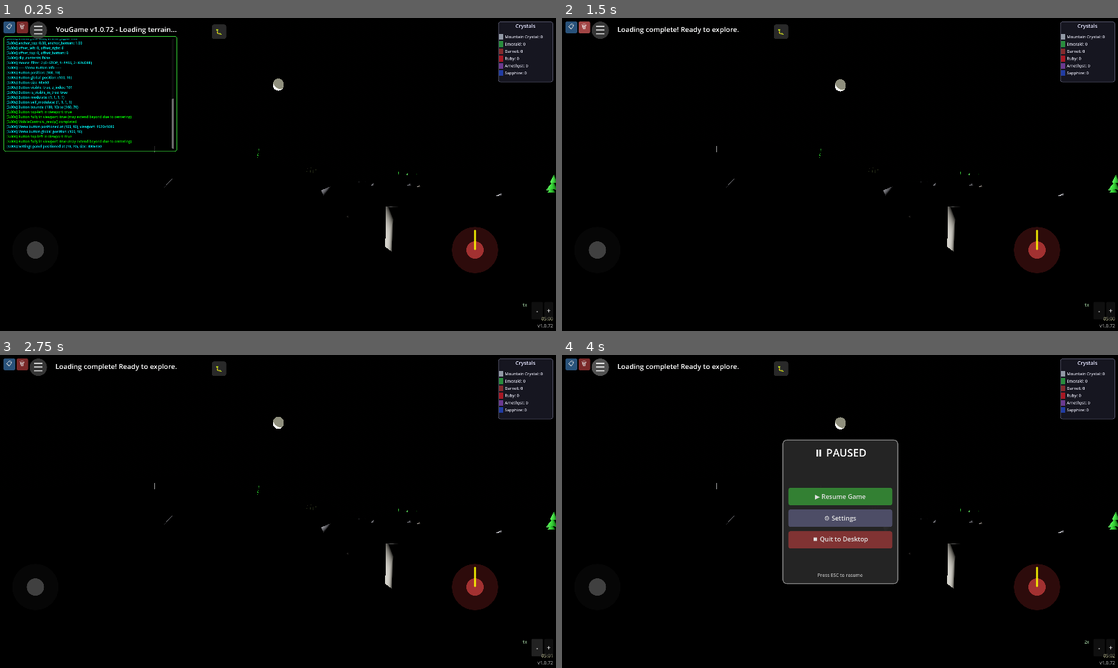
Above: before the commit, frames 1-4 (two rows, left to right).
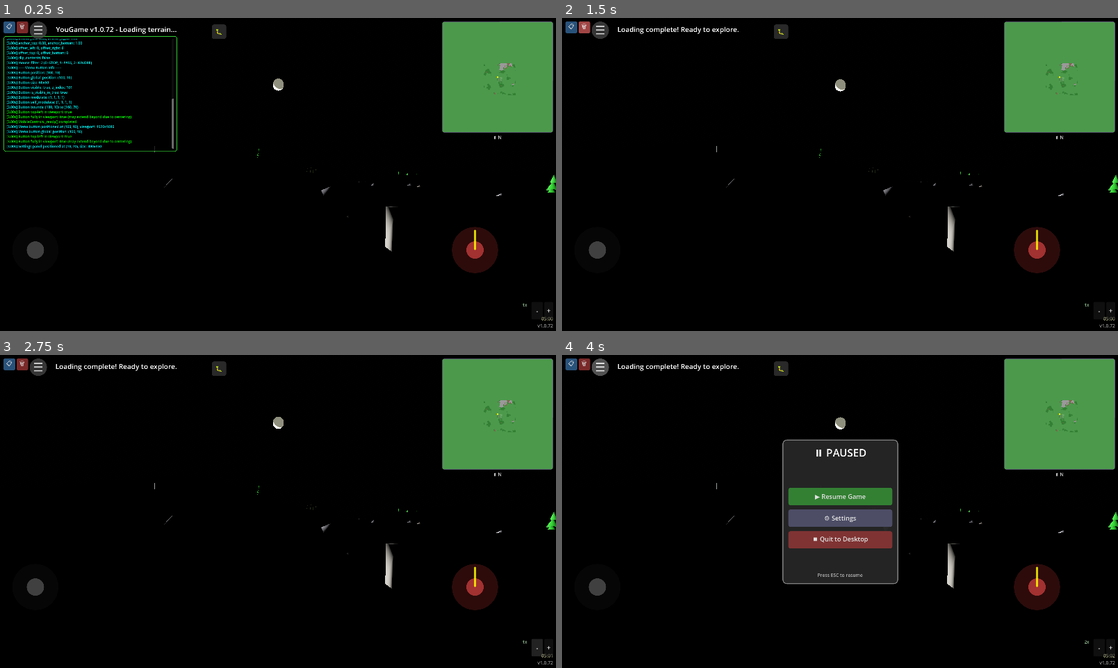
Above: after the commit, the same moments.

Repository: felix-dieterle/YouGame_godot4_public
Game: Godot game, scene res://scenes/main.tscn
The game is run twice, just before and just after one commit, with the same random seed, the same clock (stepped at 60 frames per second) and the same inputs.
Inputs:
- Up to frame 1 (0.25 s): no input
- Up to frame 2 (1.5 s): click "📋" at 0.5 s; click "🗑" at 1.25 s
- Up to frame 3 (2.75 s): click "-" at 2 s
- Up to frame 4 (4 s): click "+" at 2.75 s; click "☰" at 3.5 s

The runs differ from the first frame. In frame 1, 7.1% of the frame differs, in the area x 79-100%, y 1-39%; in frame 2, 7.1%; in frame 3, 7.1%; in frame 4, 7.1%.

Commit message:
Add minimap overlay with terrain, position, and compass
Co-authored-by: felix-dieterle <1490062+felix-dieterle@users.noreply.github.com>

Diff:
--- a/scenes/main.tscn
+++ b/scenes/main.tscn
@@ -11,6 +11,7 @@
 [ext_resource type="Script" path="res://scripts/weather_system.gd" id="9_weather"]
 [ext_resource type="Script" path="res://scripts/pause_menu.gd" id="10_pause"]
 [ext_resource type="Script" path="res://scripts/ruler_overlay.gd" id="11_ruler"]
+[ext_resource type="Script" path="res://scripts/minimap_overlay.gd" id="12_minimap"]
 
 [sub_resource type="PhysicalSkyMaterial" id="PhysicalSkyMaterial_1"]
 rayleigh_coefficient = 3.0
@@ -123,3 +124,14 @@
 mouse_filter = 2
 z_index = 100
 script = ExtResource("10_pause")
+
+[node name="MinimapOverlay" type="Control" parent="." groups=["MinimapOverlay"]]
+layout_mode = 3
+anchors_preset = 15
+anchor_right = 1.0
+anchor_bottom = 1.0
+grow_horizontal = 2
+grow_vertical = 2
+mouse_filter = 2
+z_index = 60
+script = ExtResource("12_minimap")
--- /dev/null
+++ b/scripts/minimap_overlay.gd
@@ -0,0 +1,272 @@
+extends Control
+class_name MinimapOverlay
+
+## Minimap overlay that shows terrain, player position, and explored areas
+## Positioned in the top-right corner with 20% transparency
+
+# Configuration
+const MAP_SIZE_RATIO: float = 0.2  # 1/5 of screen width
+const MAP_OPACITY: float = 0.8  # 80% opacity (20% transparency)
+const MAP_MARGIN: float = 10.0  # Margin from screen edges
+const MAP_SCALE: float = 2.0  # How many world units per pixel
+const VISITED_DECAY_TIME: float = 300.0  # 5 minutes before visited areas start to fade
+
+# References
+var world_manager = null
+var player = null
+
+# Map rendering
+var map_texture: ImageTexture
+var map_image: Image
+var map_size: int = 200  # Will be calculated based on screen size
+
+# Visited areas tracking (stores Vector2i chunk positions with timestamp)
+var visited_chunks: Dictionary = {}
+
+# UI elements
+var map_panel: PanelContainer
+var map_rect: TextureRect
+var compass_label: Label
+
+func _ready() -> void:
+	# Set up panel container for the minimap
+	map_panel = PanelContainer.new()
+	add_child(map_panel)
+
+	# Style the panel
+	var panel_style = StyleBoxFlat.new()
+	panel_style.bg_color = Color(0.1, 0.1, 0.15, MAP_OPACITY)
+	panel_style.corner_radius_top_left = 8
+	panel_style.corner_radius_top_right = 8
+	panel_style.corner_radius_bottom_left = 8
+	panel_style.corner_radius_bottom_right = 8
+	panel_style.border_color = Color(0.4, 0.4, 0.5, MAP_OPACITY)
+	panel_style.border_width_left = 2
+	panel_style.border_width_right = 2
+	panel_style.border_width_top = 2
+	panel_style.border_width_bottom = 2
+	map_panel.add_theme_stylebox_override("panel", panel_style)
+
+	# Create texture rect for rendering the map
+	map_rect = TextureRect.new()
+	map_rect.expand_mode = TextureRect.EXPAND_IGNORE_SIZE
+	map_rect.stretch_mode = TextureRect.STRETCH_KEEP_ASPECT
+	map_panel.add_child(map_rect)
+
+	# Create compass label (centered at bottom of map)
+	compass_label = Label.new()
+	compass_label.horizontal_alignment = HORIZONTAL_ALIGNMENT_CENTER
+	compass_label.add_theme_font_size_override("font_size", 16)
+	compass_label.add_theme_color_override("font_color", Color(1.0, 1.0, 1.0, MAP_OPACITY))
+	compass_label.text = "N"
+	add_child(compass_label)
+
+	# Position will be updated in _process when screen size is known
+	_update_positioning()
+
+	# Find references
+	call_deferred("_find_references")
+
+func _find_references() -> void:
+	world_manager = get_tree().get_first_node_in_group("WorldManager")
+	player = get_tree().get_first_node_in_group("Player")
+
+func _update_positioning() -> void:
+	var viewport_size = get_viewport().get_visible_rect().size
+	map_size = int(viewport_size.x * MAP_SIZE_RATIO)
+
+	# Position in top-right corner
+	map_panel.position = Vector2(
+		viewport_size.x - map_size - MAP_MARGIN,
+		MAP_MARGIN
+	)
+	map_panel.size = Vector2(map_size, map_size)
+
+	# Position compass below the map
+	compass_label.position = Vector2(
+		viewport_size.x - map_size - MAP_MARGIN,
+		MAP_MARGIN + map_size + 5
+	)
+	compass_label.size = Vector2(map_size, 30)
+
+	# Initialize or resize the map image
+	if not map_image or map_image.get_width() != map_size:
+		map_image = Image.create(map_size, map_size, false, Image.FORMAT_RGBA8)
+		map_texture = ImageTexture.create_from_image(map_image)
+		map_rect.texture = map_texture
+
+func _process(_delta: float) -> void:
+	if not player or not world_manager:
+		return
+
+	# Update positioning if window size changed
+	_update_positioning()
+
+	# Track current chunk as visited
+	var player_pos = player.global_position
+	var chunk_x = int(floor(player_pos.x / world_manager.CHUNK_SIZE))
+	var chunk_z = int(floor(player_pos.z / world_manager.CHUNK_SIZE))
+	var chunk_pos = Vector2i(chunk_x, chunk_z)
+	visited_chunks[chunk_pos] = Time.get_unix_time_from_system()
+
+	# Update compass direction
+	_update_compass()
+
+	# Render the map
+	_render_map()
+
+func _update_compass() -> void:
+	if not player:
+		return
+
+	# Get player's rotation and convert to compass direction
+	var rotation_deg = rad_to_deg(player.rotation.y)
+	rotation_deg = fmod(rotation_deg + 360.0, 360.0)
+
+	# Determine cardinal direction
+	var direction = ""
+	if rotation_deg < 22.5 or rotation_deg >= 337.5:
+		direction = "N"
+	elif rotation_deg < 67.5:
+		direction = "NE"
+	elif rotation_deg < 112.5:
+		direction = "E"
+	elif rotation_deg < 157.5:
+		direction = "SE"
+	elif rotation_deg < 202.5:
+		direction = "S"
+	elif rotation_deg < 247.5:
+		direction = "SW"
+	elif rotation_deg < 292.5:
+		direction = "W"
+	else:
+		direction = "NW"
+
+	compass_label.text = "⬆ " + direction
+
+func _render_map() -> void:
+	if not map_image or not player or not world_manager:
+		return
+
+	var player_pos = player.global_position
+
+	# Clear the image
+	map_image.fill(Color(0, 0, 0, 0))
+
+	# Calculate world coordinates for the map area
+	var half_world_width = (map_size / 2) * MAP_SCALE
+	var min_x = player_pos.x - half_world_width
+	var max_x = player_pos.x + half_world_width
+	var min_z = player_pos.z - half_world_width
+	var max_z = player_pos.z + half_world_width
+
+	# Render each pixel of the map
+	for py in range(map_size):
+		for px in range(map_size):
+			# Convert pixel coordinates to world coordinates
+			var world_x = min_x + (px / float(map_size)) * (max_x - min_x)
+			var world_z = min_z + (py / float(map_size)) * (max_z - min_z)
+			var world_pos = Vector3(world_x, 0, world_z)
+
+			# Get terrain color at this position
+			var color = _get_terrain_color(world_pos)
+
+			# Check if this area has been visited (add slight highlight)
+			var chunk_x = int(floor(world_x / world_manager.CHUNK_SIZE))
+			var chunk_z = int(floor(world_z / world_manager.CHUNK_SIZE))
+			var chunk_pos = Vector2i(chunk_x, chunk_z)
+
+			if chunk_pos in visited_chunks:
+				# Brighten visited areas slightly
+				color = color.lightened(0.15)
+
+			map_image.set_pixel(px, py, color)
+
+	# Draw player position and direction
+	_draw_player_indicator()
+
+	# Update the texture
+	map_texture.update(map_image)
+
+func _get_terrain_color(world_pos: Vector3) -> Color:
+	if not world_manager:
+		return Color(0.3, 0.3, 0.3, 1.0)
+
+	# Get terrain information
+	var height = world_manager.get_height_at_position(world_pos)
+	var water_depth = world_manager.get_water_depth_at_position(world_pos)
+
+	# Water (blue, darker for deeper water)
+	if water_depth > 0.1:
+		var depth_factor = clamp(water_depth / 2.0, 0.0, 1.0)
+		return Color(0.2 - depth_factor * 0.15, 0.4 - depth_factor * 0.2, 0.8 - depth_factor * 0.3, 1.0)
+
+	# Land colors based on height
+	# Low areas (green - grass/plains)
+	if height < 2.0:
+		return Color(0.3, 0.6, 0.3, 1.0)
+	# Medium height (darker green - forests/hills)
+	elif height < 5.0:
+		return Color(0.2, 0.5, 0.2, 1.0)
+	# High areas (brown/gray - mountains)
+	elif height < 10.0:
+		return Color(0.5, 0.4, 0.3, 1.0)
+	# Very high (gray - peaks)
+	else:
+		return Color(0.6, 0.6, 0.6, 1.0)
+
+func _draw_player_indicator() -> void:
+	if not player or not map_image:
+		return
+
+	# Player is always at center of map
+	var center_x = map_size / 2
+	var center_y = map_size / 2
+
+	# Draw player as a bright dot
+	var player_color = Color(1.0, 1.0, 0.0, 1.0)  # Yellow
+	var indicator_size = 3
+
+	for dy in range(-indicator_size, indicator_size + 1):
+		for dx in range(-indicator_size, indicator_size + 1):
+			var px = center_x + dx
+			var py = center_y + dy
+
+			if px >= 0 and px < map_size and py >= 0 and py < map_size:
+				if dx * dx + dy * dy <= indicator_size * indicator_size:
+					map_image.set_pixel(px, py, player_color)
+
+	# Draw direction indicator (arrow pointing in facing direction)
+	var rotation = player.rotation.y
+	var arrow_length = 8
+	var arrow_end_x = center_x + int(sin(rotation) * arrow_length)
+	var arrow_end_y = center_y + int(cos(rotation) * arrow_length)
+
+	# Draw line from player to arrow end
+	_draw_line(center_x, center_y, arrow_end_x, arrow_end_y, Color(1.0, 0.0, 0.0, 1.0))
+
+func _draw_line(x0: int, y0: int, x1: int, y1: int, color: Color) -> void:
+	# Simple Bresenham's line algorithm
+	var dx = abs(x1 - x0)
+	var dy = abs(y1 - y0)
+	var sx = 1 if x0 < x1 else -1
+	var sy = 1 if y0 < y1 else -1
+	var err = dx - dy
+
+	var x = x0
+	var y = y0
+
+	while true:
+		if x >= 0 and x < map_size and y >= 0 and y < map_size:
+			map_image.set_pixel(x, y, color)
+
+		if x == x1 and y == y1:
+			break
+
+		var e2 = 2 * err
+		if e2 > -dy:
+			err -= dy
+			x += sx
+		if e2 < dx:
+			err += dx
+			y += sy
